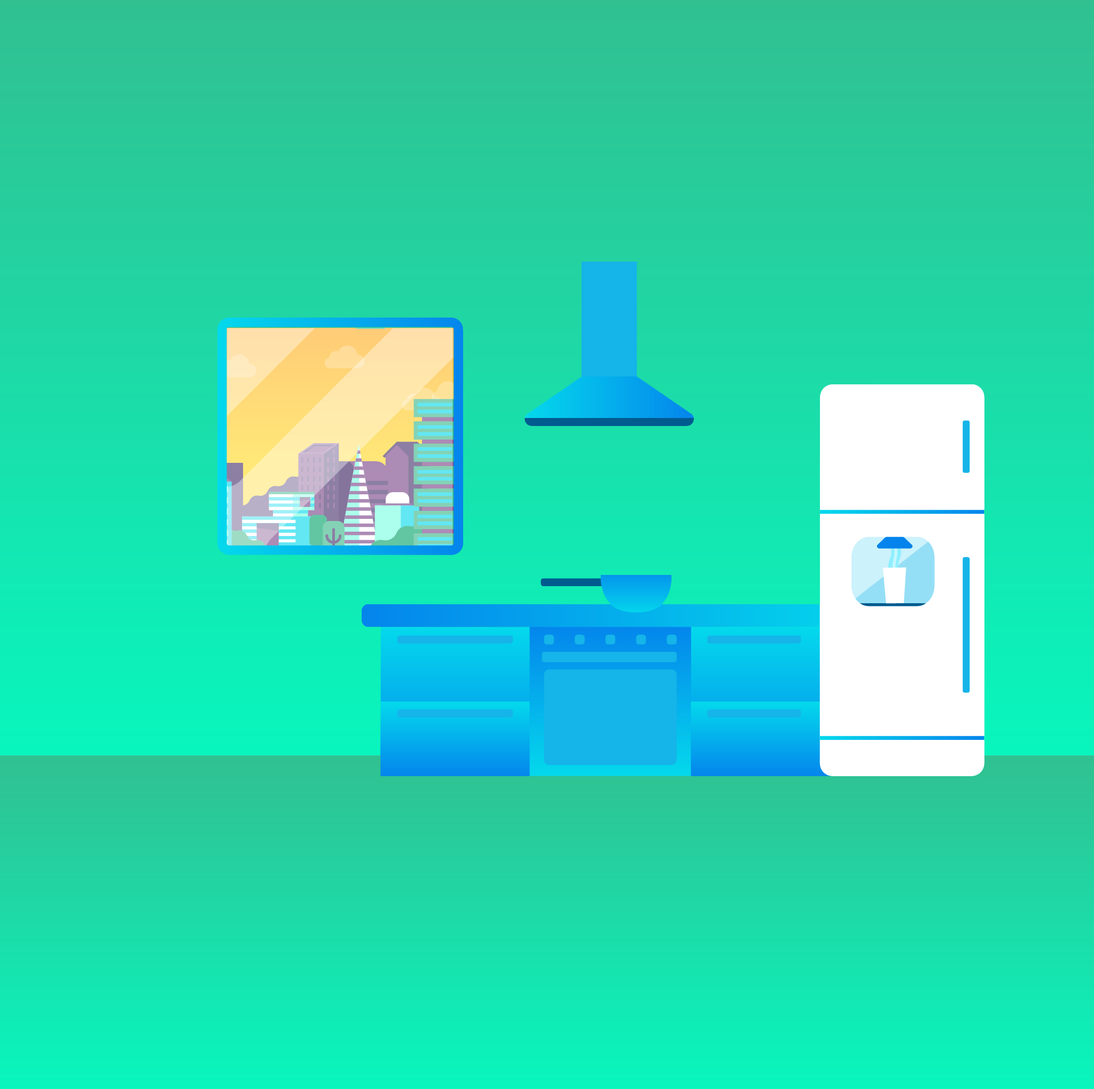
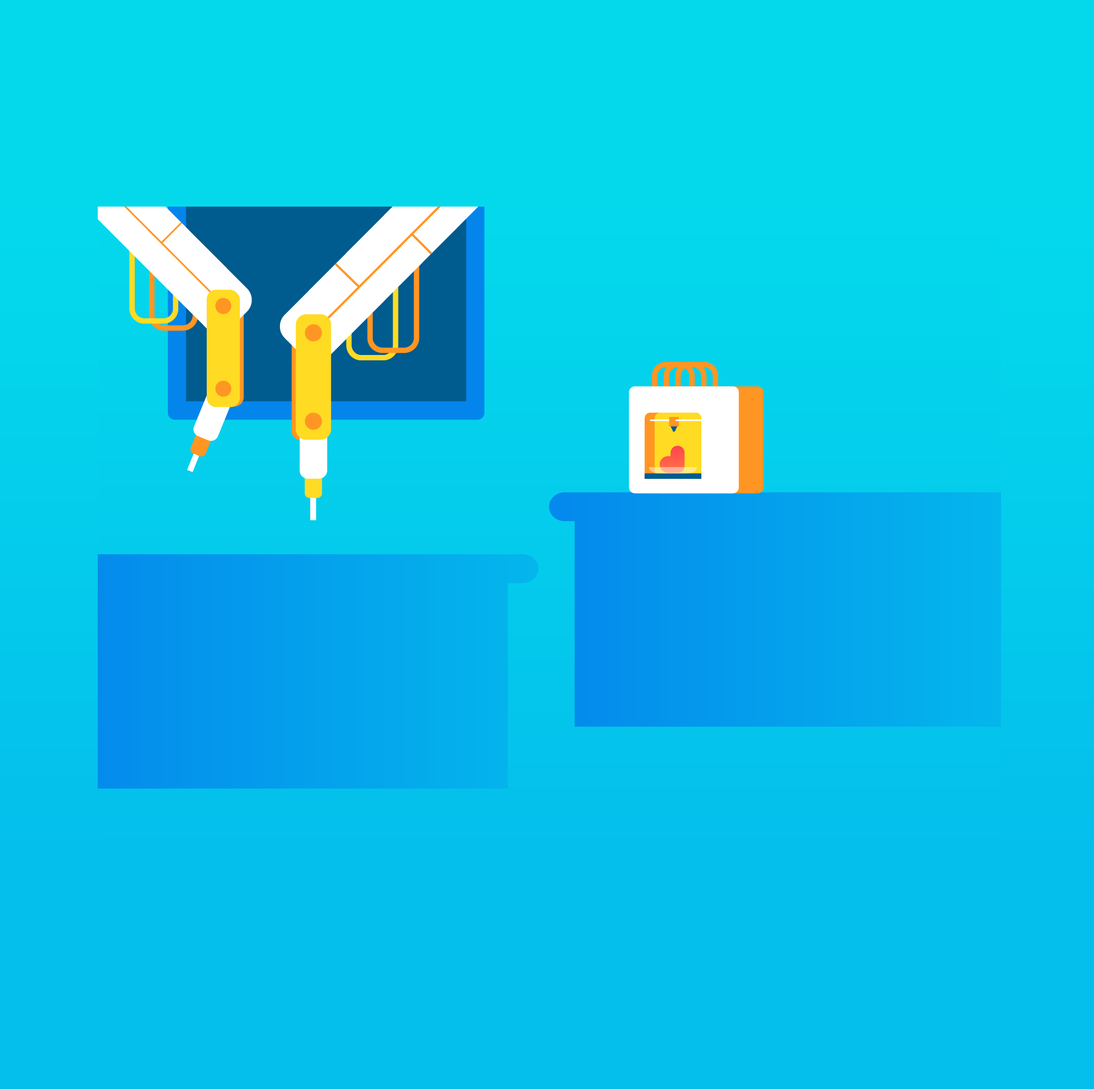
Comparing the layer stacks of the two 1094×1089 images. Changes:
added layer "2" above "Layer 2" over [97, 206, 1001, 886]
added layer "Layer 2" above "1" over [0, 0, 1094, 1089]
added group "1" with 3 layers over [0, 0, 1094, 1089]
moved "Layer 0" into group "1" over [97, 261, 985, 777]
moved "Layer 1 copy" into group "1" over [0, 755, 1094, 1089]
moved "Layer 1" into group "1" over [0, 0, 1094, 756]
